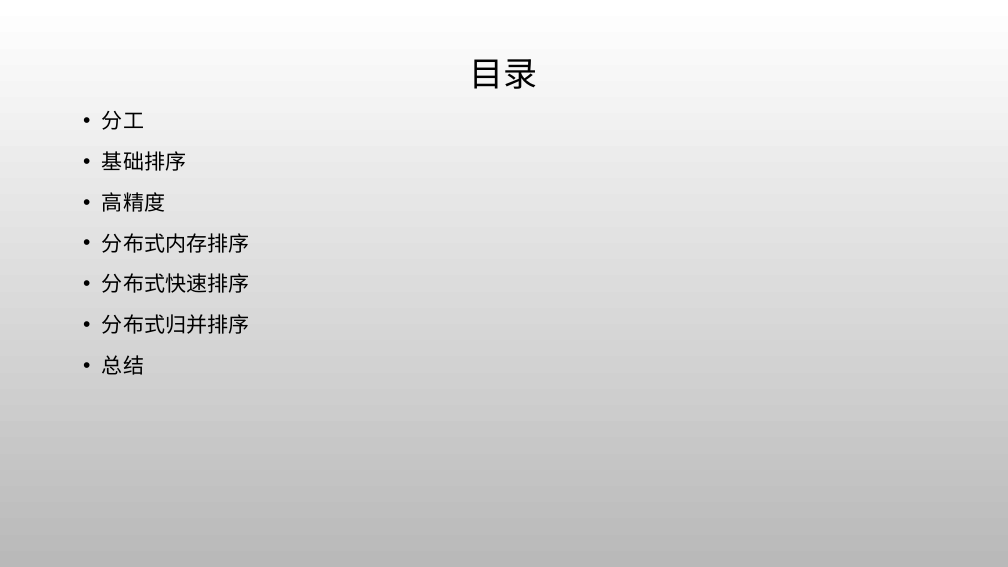
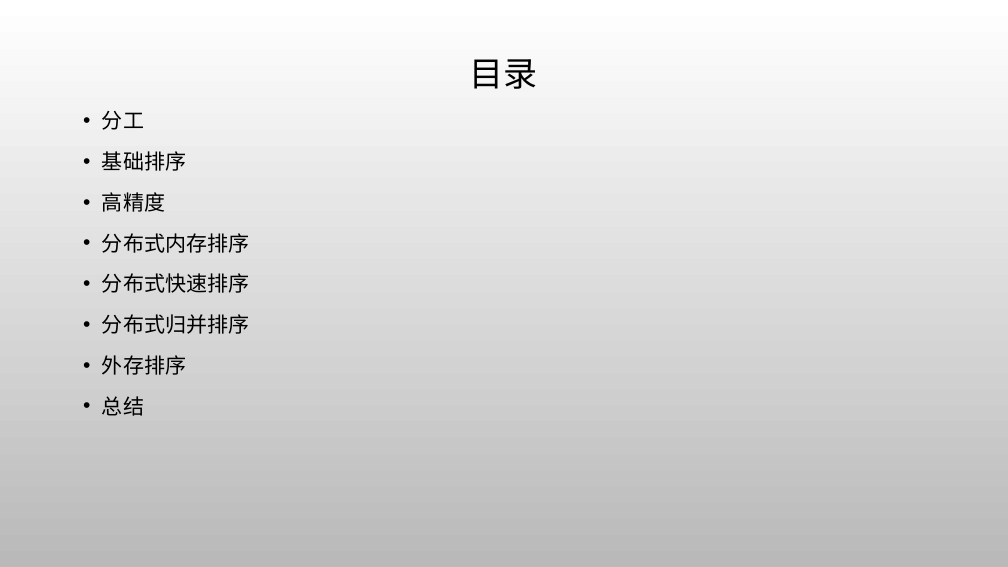
Before and after one commit to AisingioroHao0/BUAA_ProgrammingAndAlgorithms_TermProject, a slide deck: slide 2 of 答辩PPT/排序算法.pptx. Drawn at 1008x567 pixels with LibreOffice and Linux fonts; fonts in the diff are those of the drawing; background and template pictures are left out. Boxes give left, top, right and bottom in pixels: in the first picture for what was removed or moved away, otherwise in the second. Text is boxed around its words. In the diff, an @@ line names an element or a change of style, - is before the commit and + after.

```diff
--- a/答辩PPT/排序算法.pptx
+++ b/答辩PPT/排序算法.pptx
@@ text at bbox=[102, 355, 186, 375]: paragraph added @@
+• 外存排序
```
Also in this commit, not shown: 2 other slides changed, 2 slides removed.
